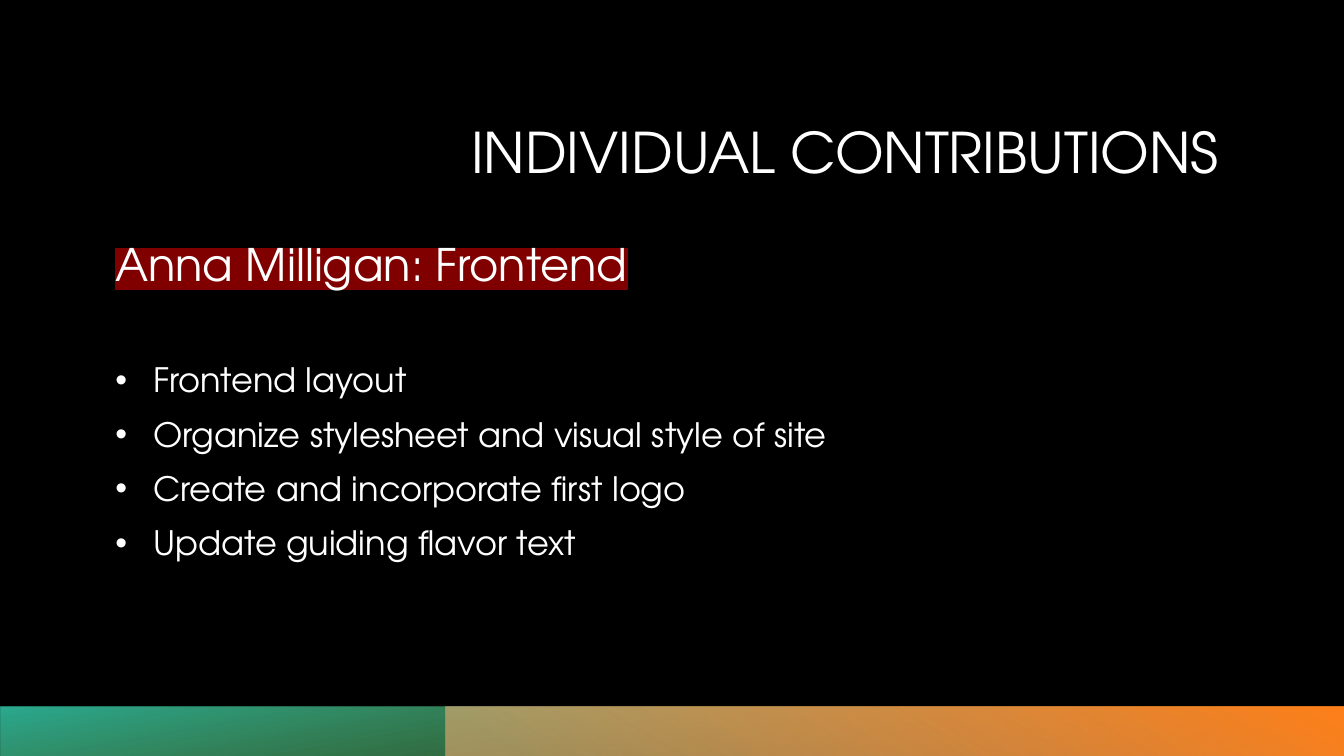
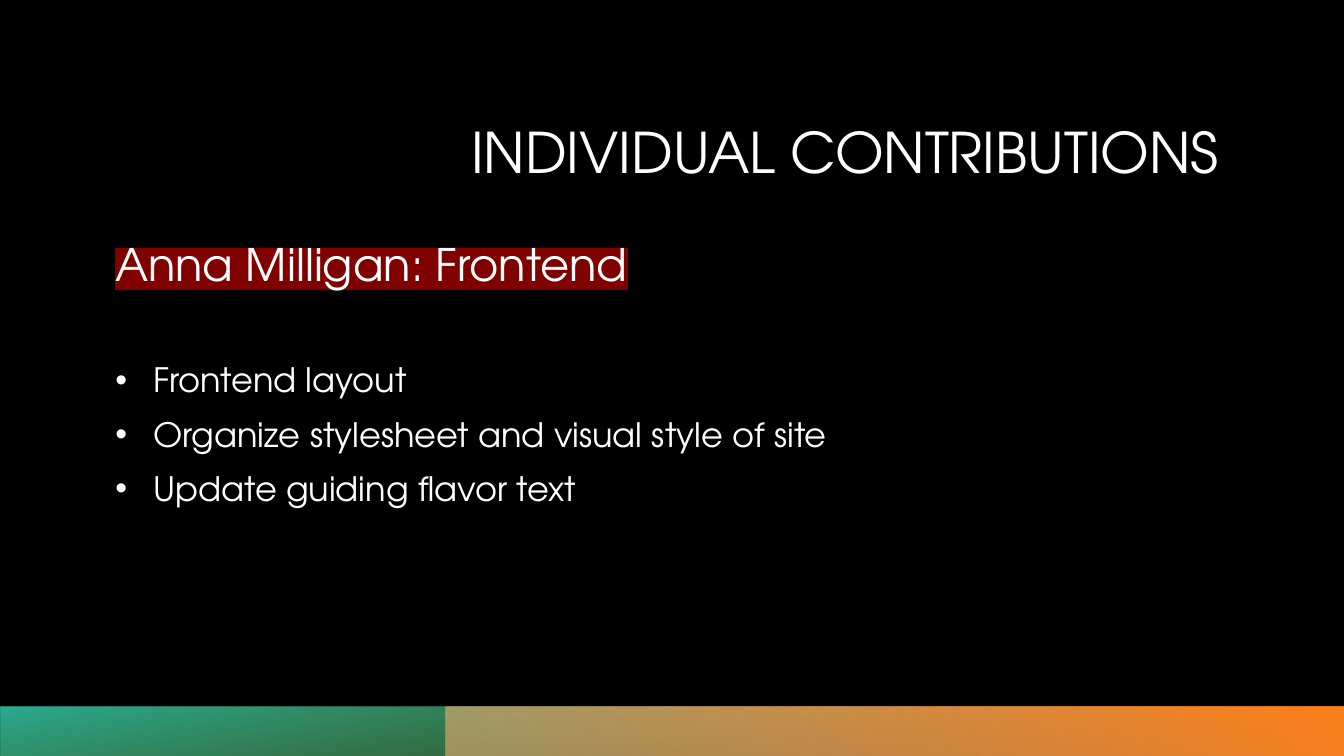
Before and after one commit to cart7982/CaravanSeraiCS360, a slide deck: slide 7 of OpenPlazaCS360Lab/Presentations/OpenPlaza - Phase 2.pptx. Drawn at 1344x756 pixels with LibreOffice and Linux fonts; fonts in the diff are those of the drawing; background and template pictures are left out. Boxes give left, top, right and bottom in pixels: in the first picture for what was removed or moved away, otherwise in the second. Text is boxed around its words. In the diff, an @@ line names an element or a change of style, - is before the commit and + after.

Commit message:
logo-related document update

```diff
--- a/OpenPlazaCS360Lab/Presentations/OpenPlaza - Phase 2.pptx
+++ b/OpenPlazaCS360Lab/Presentations/OpenPlaza - Phase 2.pptx
@@ text at box(153, 475, 685, 509): paragraph removed @@
-• Create and incorporate first logo
```
Also in this commit, not shown: 1 other file.
